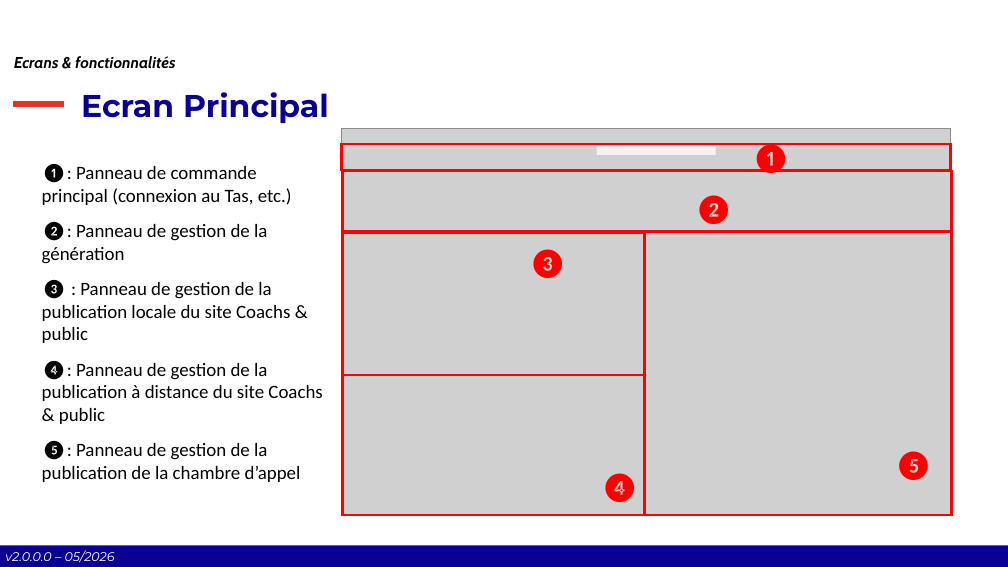
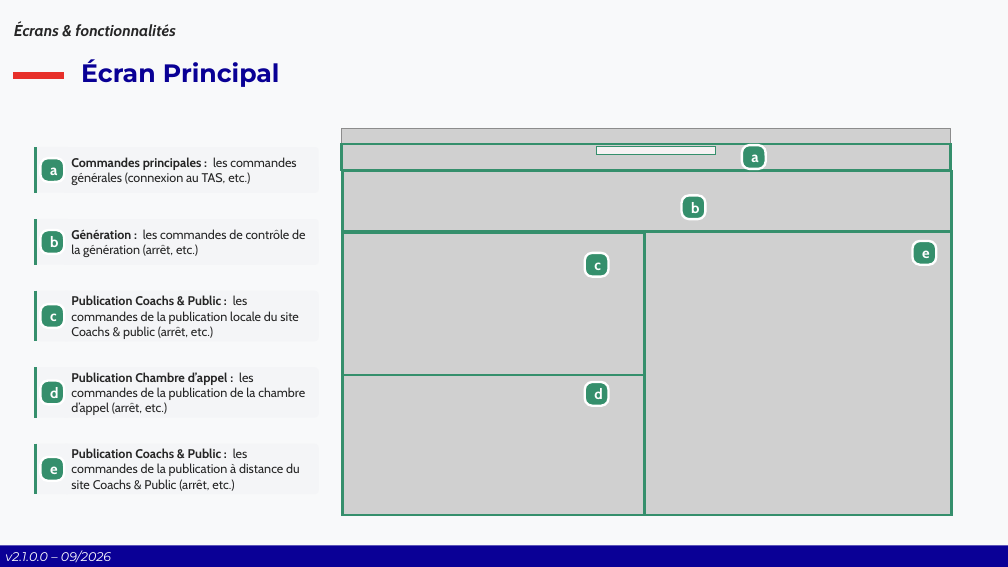
Before and after one commit to Comite-Rhone-Judo/PublicationSuiviCompetition, a slide deck: slide 17 of AppPublication/Documentation/PublicationSuiviCompetition - Manuel d'utilisation.pptx. Drawn at 1008x567 pixels with LibreOffice and Linux fonts; fonts in the diff are those of the drawing; grey boxes stand for pictures; background and template pictures are left out. Boxes give left, top, right and bottom in pixels: in the first picture for what was removed or moved away, otherwise in the second. Text is boxed around its words. In the diff, an @@ line names an element or a change of style, - is before the commit and + after.

```diff
--- a/AppPublication/Documentation/PublicationSuiviCompetition - Manuel d'utilisation.pptx
+++ b/AppPublication/Documentation/PublicationSuiviCompetition - Manuel d'utilisation.pptx
@@ background #FFFFFF to #F8F9FA @@
@@ text at box(14, 23, 175, 36): text changed; text colour #000000 to #262626 @@
-Ecrans & fonctionnalités
+Écrans & fonctionnalités
@@ title at box(81, 59, 280, 87): text changed; size 30 to 24 pt @@
-Ecran Principal
+Écran Principal
@@ title "Écran Principal" at box(81, 59, 280, 87): vertical alignment bottom to middle @@
@@ line moved from (14, 104) - (64, 104) to (14, 76) - (64, 76) @@
@@ rectangle removed at box(227, 116, 782, 450) @@
@@ group added at box(36, 147, 296, 193): 2 rounded rectangles, 1 text, 1 line @@
+Commandes principales : les commandes générales (connexion au TAS, etc.)
+a
@@ rectangle at box(597, 146, 715, 155): outline none to #358F6C 1 pt @@
@@ rounded rectangle added at box(742, 145, 765, 169), fill #358F6C, outline #FFFFFF 2.25 pt, 14 pt, text #FFFFFF, bold @@
+a
@@ text removed at box(752, 145, 791, 176) @@
-❶
@@ text removed at box(42, 164, 322, 482) @@
-❶: Panneau de commande principal (connexion au Tas, etc.)
-❷: Panneau de gestion de la génération
-❸ : Panneau de gestion de la publication locale du site Coachs & public
-❹: Panneau de gestion de la publication à distance du site Coachs & public
-❺: Panneau de gestion de la publication de la chambre d’appel
@@ outline #FF0000 2.25 pt to #358F6C 2.25 pt in 5 elements at box(342, 144, 951, 170), box(343, 232, 645, 375), box(645, 231, 952, 515), box(343, 375, 645, 515), box(343, 171, 952, 231) @@
@@ rounded rectangle added at box(682, 195, 706, 219), fill #358F6C, outline #FFFFFF 2.25 pt, 14 pt, text #FFFFFF, bold @@
+b
@@ text removed at box(694, 195, 733, 224) @@
-❷
@@ group added at box(36, 219, 305, 265): 2 rounded rectangles, 1 text, 1 line @@
+Génération : les commandes de contrôle de la génération (arrêt, etc.)
+b
@@ text removed at box(528, 249, 567, 278) @@
-❸
@@ rounded rectangle added at box(585, 253, 609, 277), fill #358F6C, outline #FFFFFF 2.25 pt, 14 pt, text #FFFFFF, bold @@
+c
@@ rounded rectangle added at box(913, 241, 936, 265), fill #358F6C, outline #FFFFFF 2.25 pt, 14 pt, text #FFFFFF, bold @@
+e
@@ group added at box(36, 291, 299, 342): 2 rounded rectangles, 1 text, 1 line @@
+Publication Coachs & Public : les commandes de la publication locale du site Coachs & public (arrêt, etc.)
+c
@@ group added at box(36, 368, 305, 418): 2 rounded rectangles, 1 text, 1 line @@
+Publication Chambre d’appel : les commandes de la publication de la chambre d’appel (arrêt, etc.)
+d
@@ rounded rectangle added at box(585, 382, 609, 405), fill #358F6C, outline #FFFFFF 2.25 pt, 14 pt, text #FFFFFF, bold @@
+d
@@ group added at box(36, 444, 300, 495): 2 rounded rectangles, 1 text, 1 line @@
+Publication Coachs & Public : les commandes de la publication à distance du site Coachs & Public (arrêt, etc.)
+e
@@ text removed at box(600, 472, 639, 504) @@
-❹
@@ text removed at box(894, 451, 933, 480) @@
-❺
@@ text at box(5, 550, 111, 563): text changed @@
-v2.0.0.0 – 05/2026
+v2.1.0.0 – 09/2026
```
Also in this commit, not shown: 51 other slides changed, 4 slides added, 1 slide removed, 16 other files.
